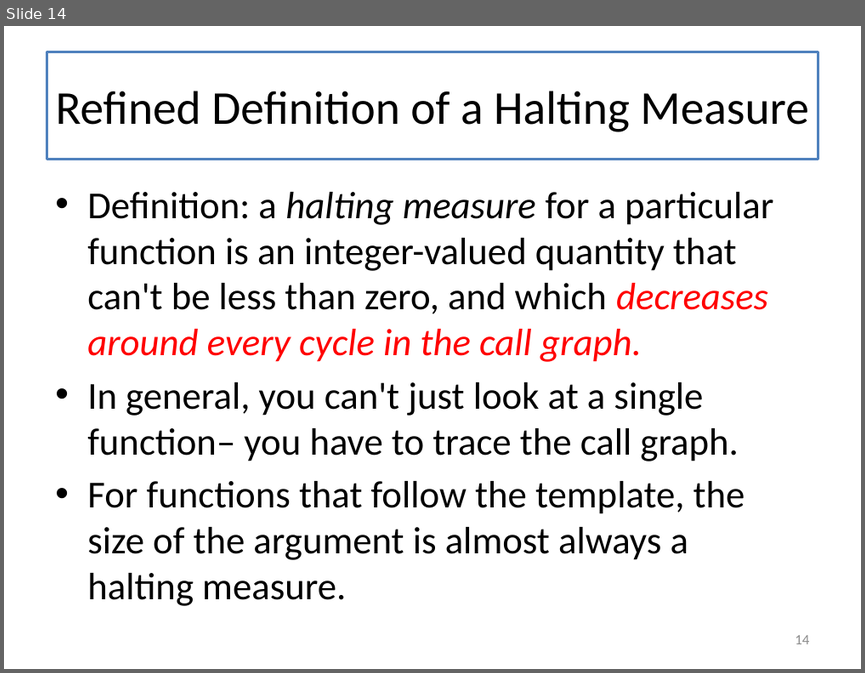
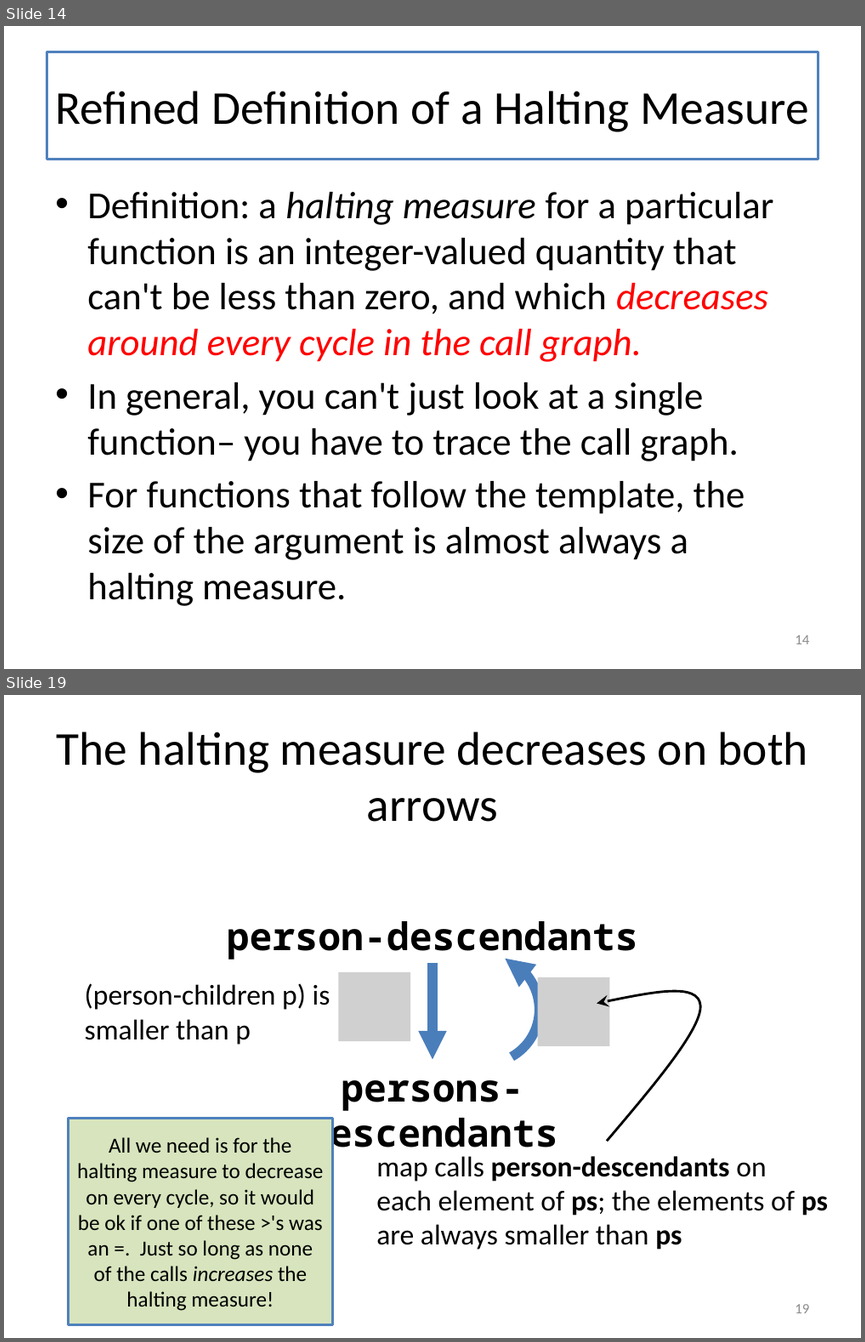
Before and after one commit to mwand/cs5010f16, a slide deck: Slides/Lesson 6.6 Halting Functions for Tree-Like Structures.pptx. Shown one above the other, each under a label of ours: slide 14 before the commit, slides 14 and 19 after it; the slides between them are not shown. The pictures are 865x673 and 865x1342 pixels, drawn with LibreOffice and Linux fonts; fonts in the diff are those of the drawing; grey boxes stand for pictures. Boxes give left, top, right and bottom in pixels: in the first picture for what was removed or moved away, otherwise in the second. Text is boxed around its words. In the diff, an @@ line names an element or a change of style, - is before the commit and + after.

```diff
--- a/Slides/Lesson 6.6 Halting Functions for Tree-Like Structures.pptx
+++ b/Slides/Lesson 6.6 Halting Functions for Tree-Like Structures.pptx
@@ slide 19 added at [4, 695, 861, 1338], background #FFFFFF @@
@@ title added at [46, 721, 818, 828], fill #FFFFFF, outline #4F81BD 2 pt, 39.6 pt, text #000000 @@
+The halting measure decreases on both arrows
@@ group added at [227, 921, 638, 1157]: 2 texts, 1 arrow, 1 arc (boxed as its full ellipse) @@
+person-descendants
+persons-descendants
@@ picture added at [339, 971, 410, 1041] @@
@@ text added at [85, 983, 330, 1044], 24 pt, text #000000 @@
+(person-children p) is
+smaller than p
@@ picture added at [537, 976, 609, 1046] @@
@@ freeform shape added at [597, 992, 701, 1140], outline #000000 2 pt @@
@@ rectangle added at [69, 1118, 332, 1326], fill #D7E4BD, outline #4F81BD 2 pt, 18 pt, text #000000 @@
+All we need is for the halting measure to decrease on every cycle, so it would be ok if one of these >'s was an =. Just so long as none of the calls increases the halting measure!
@@ text added at [376, 1156, 828, 1249], 24 pt, text #000000 @@
+map calls person-descendants on
+each element of ps; the elements of ps
+are always smaller than ps
@@ page number added at [794, 1304, 809, 1313], 12 pt, text #8C8C8C @@
+19
```
Also in this commit, not shown: 5 slides changed, 3 other slides added, 1 slide removed, 1 other file.
